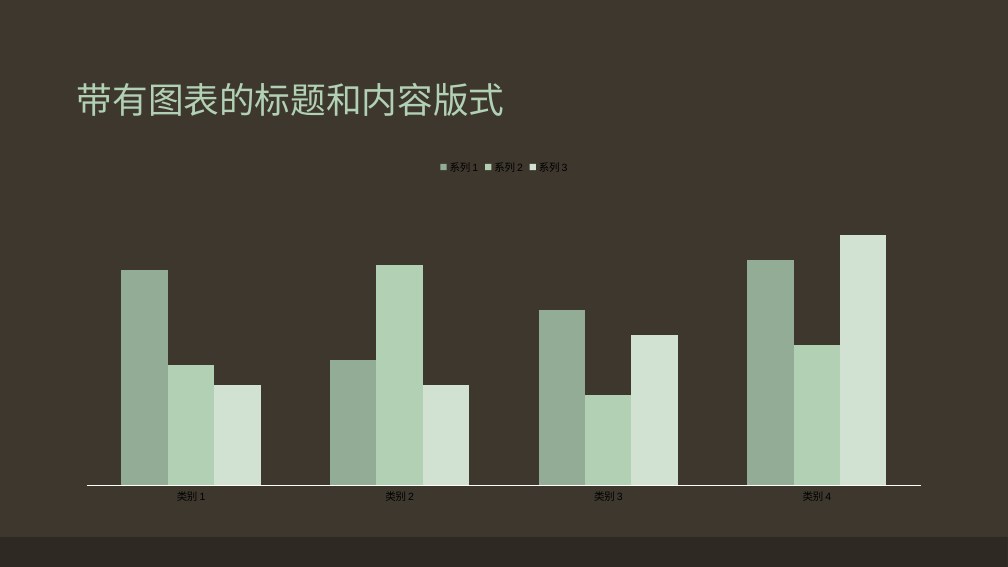
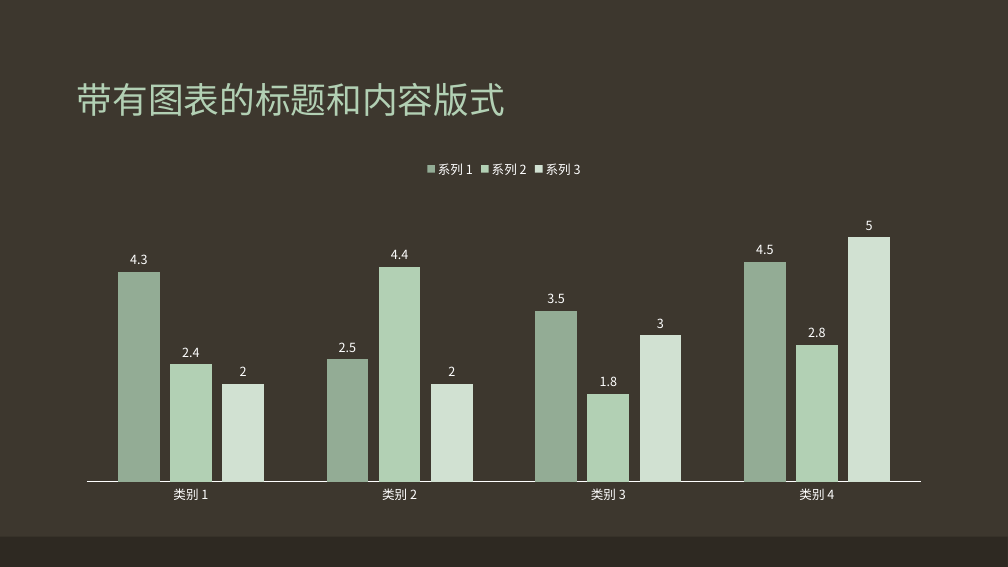
Before and after one commit to Seraphli/RLAIExercise, a slide deck: slide 14 of Chapter 9.pptx (slide 11 before the commit). Drawn at 1008x567 pixels with LibreOffice and Linux fonts; fonts in the diff are those of the drawing. Boxes give left, top, right and bottom in pixels: in the first picture for what was removed or moved away, otherwise in the second. Text is boxed around its words. In the diff, an @@ line names an element or a change of style, - is before the commit and + after.

```diff
--- a/Chapter 9.pptx
+++ b/Chapter 9.pptx
@@ column chart at [70,151,939,511] @@
-系列 1: 86, 50, 70, 90
+系列 1: 4.3, 2.5, 3.5, 4.5
@@ colour of 系列 1 #93AC95 to #94AC95 @@
@@ data labels of 系列 1 added @@
-系列 2: 48, 88, 36, 56
+系列 2: 2.4, 4.4, 1.8, 2.8
@@ data labels of 系列 2 added @@
-系列 3: 40, 40, 60, 100
+系列 3: 2, 2, 3, 5
@@ colour of 系列 3 #D1E1D2 to #D1E2D2 @@
@@ data labels of 系列 3 added @@
@@ legend changed @@
@@ category axis changed @@
@@ bar spacing changed @@
@@ lettering changed @@
```
Also in this commit, not shown: 11 other slides changed, 10 slides added, 7 slides removed, 3 other files.
